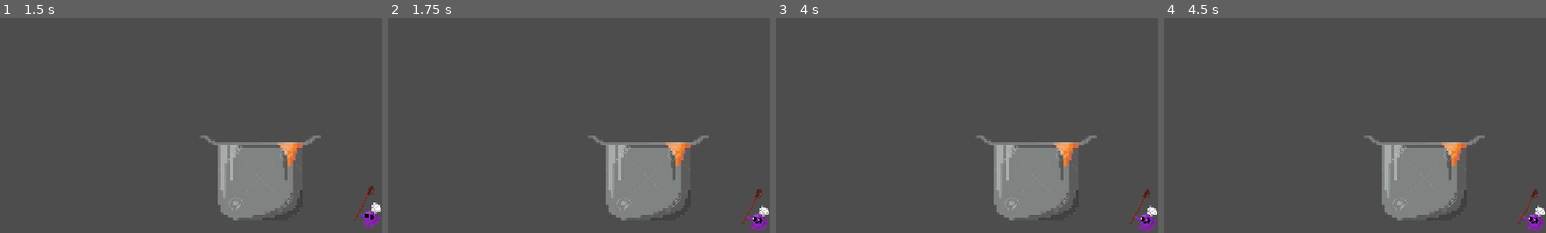
Above: before the commit, frames 1-4 (left to right).
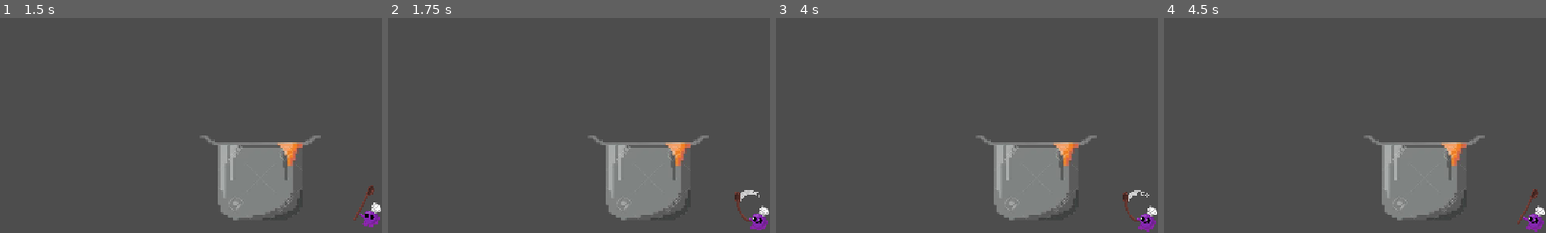
Above: after the commit, the same moments.

Repository: elinico07100/Ramen-con-Squigly
Game: Godot game, scene res://escenas/Menu.tscn
The game is run twice, just before and just after one commit, with the same random seed, the same clock (stepped at 60 frames per second) and the same inputs.
Inputs (mouse positions are % of the whole screen's width and height, from its top left):
- Up to frame 1 (1.5 s): click (49, 60) at 0.5 s; move the mouse to (40, 28) at 1.27 s; click (40, 28) at 1.42 s
- Up to frame 2 (1.75 s): no input
- Up to frame 3 (4 s): move the mouse to (27, 34) at 2.02 s; click (27, 34) at 2.17 s; move the mouse to (60, 97) at 2.77 s; click (60, 97) at 2.92 s; tap Enter at 3.5 s; move the mouse to (61, 24) at 3.52 s; click (61, 24) at 3.67 s
- Up to frame 4 (4.5 s): move the mouse to (52, 38) at 4.27 s; click (52, 38) at 4.42 s
The pictures show only the part of the screen within x 11-61%, y 50-100%; the shares and areas given below are measured in that part.

Frame 1 is identical in both runs. In frame 2, 0.4% of the frame differs, in the area x 90-98%, y 79-96%; in frame 3, 0.4%; in frame 4, nothing differs.

Commit message:
Muestra de codigo

Diff:
--- a/Scripts/chanchi.gd
+++ b/Scripts/chanchi.gd
@@ -6,6 +6,7 @@
 
 const GRAVEDAD = 1500.0
 
+@onready var olla = get_tree().get_first_node_in_group("olla")
 var arrastrando = false
 var cayendo = false
 var velocidad = 0.0
@@ -39,7 +40,8 @@
 	if event is InputEventMouseButton \
 			and event.button_index == MOUSE_BUTTON_LEFT \
 			and event.pressed\
-			and _ya_esta() == false:
+			and _ya_esta() == false\
+			and olla.contador == orden:
 		arrastrando = true
 		$Chanchi.visible = false
 		$Baconnn.visible = true
@@ -51,6 +53,15 @@
 		velocidad = 0.0
 		offset = global_position - get_global_mouse_position()
 		z_index = 10
+	var olla = get_tree().get_first_node_in_group("olla")
+	var squigly = get_tree().get_first_node_in_group("squigly")
+	if event is InputEventMouseButton \
+			and event.button_index == MOUSE_BUTTON_LEFT \
+			and event.pressed:
+		if _ya_esta()== true or olla.contador != orden:
+			squigly.golpear()
+			await squigly.anim.animation_finished
+			squigly.anim.play("squigly")
 
 
 func _input(event):
@@ -65,11 +76,6 @@
 
 
 func _process(delta):
-	var olla = get_tree().get_first_node_in_group("olla")
-	if olla.contador != orden:
-		input_pickable = false
-	else:
-		input_pickable = true
 	if arrastrando:
 		global_position = get_global_mouse_position() + offset
 	elif cayendo:
--- a/Scripts/fideo.gd
+++ b/Scripts/fideo.gd
@@ -12,6 +12,8 @@
 var offset = Vector2.ZERO
 var es_original = true
 var pos_inicial = Vector2.ZERO
+@onready var olla = get_tree().get_first_node_in_group("olla")
+
 
 func _ready():
 	pos_inicial = global_position
@@ -39,7 +41,8 @@
 	if event is InputEventMouseButton \
 			and event.button_index == MOUSE_BUTTON_LEFT \
 			and event.pressed\
-			and _ya_esta() == false:
+			and _ya_esta() == false\
+			and olla.contador == orden:
 		arrastrando = true
 		$PDfideos.visible = false
 		$tenedor.visible = true
@@ -51,6 +54,15 @@
 		velocidad = 0.0
 		offset = global_position - get_global_mouse_position()
 		z_index = 10
+	var olla = get_tree().get_first_node_in_group("olla")
+	var squigly = get_tree().get_first_node_in_group("squigly")
+	if event is InputEventMouseButton \
+			and event.button_index == MOUSE_BUTTON_LEFT \
+			and event.pressed:
+		if _ya_esta()== true or olla.contador != orden:
+			squigly.golpear()
+			await squigly.anim.animation_finished
+			squigly.anim.play("squigly")
 
 
 func _input(event):
@@ -65,11 +77,6 @@
 
 
 func _process(delta):
-	var olla = get_tree().get_first_node_in_group("olla")
-	if olla.contador != orden:
-		input_pickable = false
-	else:
-		input_pickable = true
 	if arrastrando:
 		global_position = get_global_mouse_position() + offset
 	elif cayendo:
--- a/Scripts/huevo.gd
+++ b/Scripts/huevo.gd
@@ -38,6 +38,7 @@
 
 
 func _input_event(_viewport, event, _shape_idx):
+	var squigly = get_tree().get_first_node_in_group("squigly")
 	if event is InputEventMouseButton \
 			and event.button_index == MOUSE_BUTTON_LEFT \
 			and event.pressed\
@@ -53,12 +54,26 @@
 		velo = Vector2.ZERO # Reseteamos el vector de velocidad al agarrarlo
 		offset = global_position - get_global_mouse_position()
 		z_index = 10
+	var olla = get_tree().get_first_node_in_group("olla")
+	if event is InputEventMouseButton \
+			and event.button_index == MOUSE_BUTTON_LEFT \
+			and event.pressed:
+		if _ya_esta()== true or olla.contador != orden:
+			squigly.golpear()
+			await squigly.anim.animation_finished
+			squigly.anim.play("squigly")
+
+
+
+
+
+
 
 
 func _input(event):
 	if event is InputEventMouseButton \
 			and event.button_index == MOUSE_BUTTON_LEFT \
-			and not event.pressed \
+			and not event.pressed\
 			and arrastrando:
 		arrastrando = false
 		cayendo = true
@@ -66,12 +81,7 @@
 
 
 func _process(delta):
-	var olla = get_tree().get_first_node_in_group("olla")
-	if olla != null:
-		if olla.contador != orden:
-			input_pickable = false
-		else:
-			input_pickable = true
+
 
 	if arrastrando:
 		global_position = get_global_mouse_position() + offset
--- a/Scripts/olla.gd
+++ b/Scripts/olla.gd
@@ -6,8 +6,11 @@
 # Called when the node enters the scene tree for the first time.
 func _ready() -> void:
 	area_entered.connect(_on_area_entered)
+	body_entered.connect(_on_body_entered)
 
-
+func _on_body_entered(body):
+	if body.tipo == "squigly":
+		body.quemao()
 func _on_area_entered(area):
 	if area.cayendo == true:
 		var esta = area.tipo in ingredientes
--- a/Scripts/puerro.gd
+++ b/Scripts/puerro.gd
@@ -12,6 +12,8 @@
 var offset = Vector2.ZERO
 var es_original = true
 var pos_inicial = Vector2.ZERO
+@onready var olla = get_tree().get_first_node_in_group("olla")
+
 
 func _ready():
 	pos_inicial = global_position
@@ -39,7 +41,8 @@
 	if event is InputEventMouseButton \
 			and event.button_index == MOUSE_BUTTON_LEFT \
 			and event.pressed\
-			and _ya_esta() == false:
+			and _ya_esta() == false\
+			and olla.contador == orden:
 		arrastrando = true
 		$Puerro.visible = false
 		$Minip.visible = true
@@ -51,7 +54,15 @@
 		velocidad = 0.0
 		offset = global_position - get_global_mouse_position()
 		z_index = 10
-
+	var olla = get_tree().get_first_node_in_group("olla")
+	var squigly = get_tree().get_first_node_in_group("squigly")
+	if event is InputEventMouseButton \
+			and event.button_index == MOUSE_BUTTON_LEFT \
+			and event.pressed:
+		if _ya_esta()== true or olla.contador != orden:
+			squigly.golpear()
+			await squigly.anim.animation_finished
+			squigly.anim.play("squigly")
 
 func _input(event):
 	# Se ejecuta con CUALQUIER evento, esté el mouse donde esté
@@ -65,11 +76,6 @@
 
 
 func _process(delta):
-	var olla = get_tree().get_first_node_in_group("olla")
-	if olla.contador != orden:
-		input_pickable = false
-	else:
-		input_pickable = true
 	if arrastrando:
 		global_position = get_global_mouse_position() + offset
 	elif cayendo:
--- a/Scripts/soya.gd
+++ b/Scripts/soya.gd
@@ -12,6 +12,9 @@
 var offset = Vector2.ZERO
 var es_original = true
 var pos_inicial = Vector2.ZERO
+
+@onready var olla = get_tree().get_first_node_in_group("olla")
+
 
 
 func _ready():
@@ -40,7 +43,8 @@
 	if event is InputEventMouseButton \
 			and event.button_index == MOUSE_BUTTON_LEFT \
 			and event.pressed\
-			and _ya_esta() == false:
+			and _ya_esta() == false\
+			and olla.contador == orden:
 		arrastrando = true
 		$soya.visible = true
 		$Gotads.visible = false
@@ -52,7 +56,15 @@
 		velocidad = 0.0
 		offset = global_position - get_global_mouse_position()
 		z_index = 10
-
+	var olla = get_tree().get_first_node_in_group("olla")
+	var squigly = get_tree().get_first_node_in_group("squigly")
+	if event is InputEventMouseButton \
+			and event.button_index == MOUSE_BUTTON_LEFT \
+			and event.pressed:
+		if _ya_esta()== true or olla.contador != orden:
+			squigly.golpear()
+			await squigly.anim.animation_finished
+			squigly.anim.play("squigly")
 
 func _input(event):
 	# Se ejecuta con CUALQUIER evento, esté el mouse donde esté
@@ -66,11 +78,7 @@
 
 
 func _process(delta):
-	var olla = get_tree().get_first_node_in_group("olla")
-	if olla.contador != orden:
-		input_pickable = false
-	else:
-		input_pickable = true
+
 	if arrastrando:
 		global_position = get_global_mouse_position() + offset
 	elif cayendo:
--- a/escenas/squigly.gd
+++ b/Scripts/squigly.gd
@@ -1,5 +1,6 @@
 extends RigidBody2D
 
+@export var tipo = "squigly"
 @onready var anim = $AnimatedSprite2D
 var mouse_anchor: StaticBody2D
 var joint: PinJoint2D
@@ -48,3 +49,6 @@
 
 func golpear():
 	anim.play("Golpe")
+
+func quemao():
+	linear_velocity = Vector2(300, -800)
--- a/escenas/squigly.tscn
+++ b/escenas/squigly.tscn
@@ -1,7 +1,7 @@
 [gd_scene format=3 uid="uid://cyawhe8dqgotd"]
 
 [ext_resource type="Texture2D" uid="uid://61vecdq1mj7j" path="res://Imagen/squigly.png" id="1_shtx7"]
-[ext_resource type="Script" uid="uid://cesdwpekmfd6o" path="res://escenas/squigly.gd" id="1_ubbww"]
+[ext_resource type="Script" uid="uid://cesdwpekmfd6o" path="res://Scripts/squigly.gd" id="1_ubbww"]
 
 [sub_resource type="PhysicsMaterial" id="PhysicsMaterial_ubbww"]
 bounce = 0.5
@@ -55,7 +55,7 @@
 "duration": 1.0,
 "texture": SubResource("AtlasTexture_md3a7")
 }],
-"loop": 1,
+"loop": 0,
 "name": &"Golpe",
 "speed": 12.0
 }, {
@@ -71,7 +71,7 @@
 [sub_resource type="CircleShape2D" id="CircleShape2D_3qqd1"]
 radius = 15.033297
 
-[node name="RigidBody2D" type="RigidBody2D" unique_id=1779855028]
+[node name="RigidBody2D" type="RigidBody2D" unique_id=1779855028 groups=["squigly"]]
 input_pickable = true
 physics_material_override = SubResource("PhysicsMaterial_ubbww")
 lock_rotation = true
--- a/project.godot
+++ b/project.godot
@@ -23,6 +23,7 @@
 [global_group]
 
 olla=""
+squigly=""
 
 [physics]
 
Renamed: escenas/squigly.gd.uid -> Scripts/squigly.gd.uid
